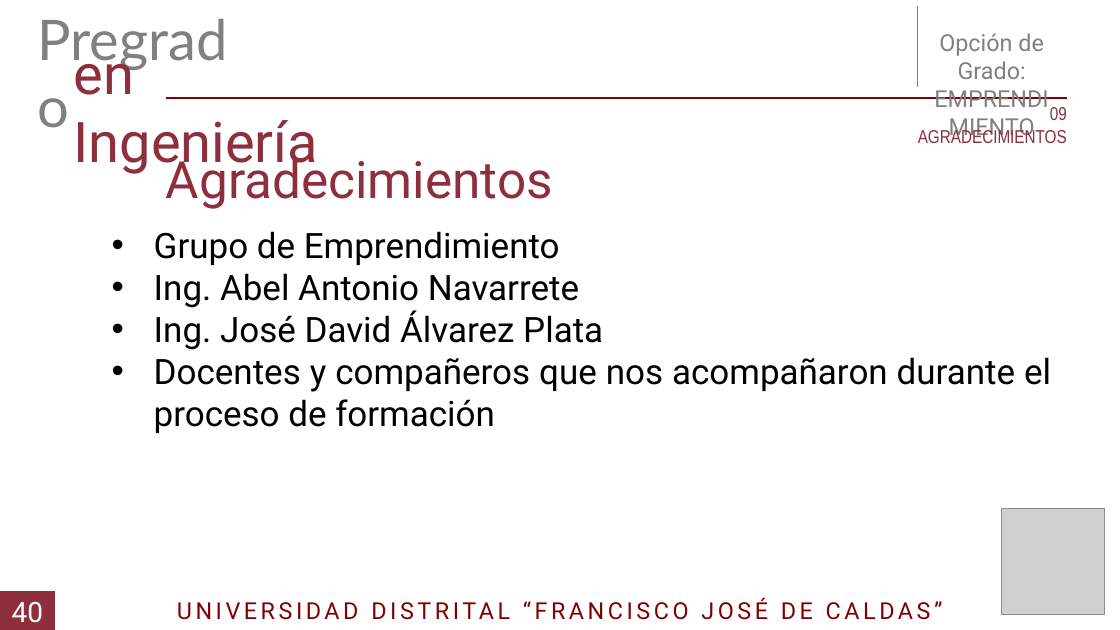
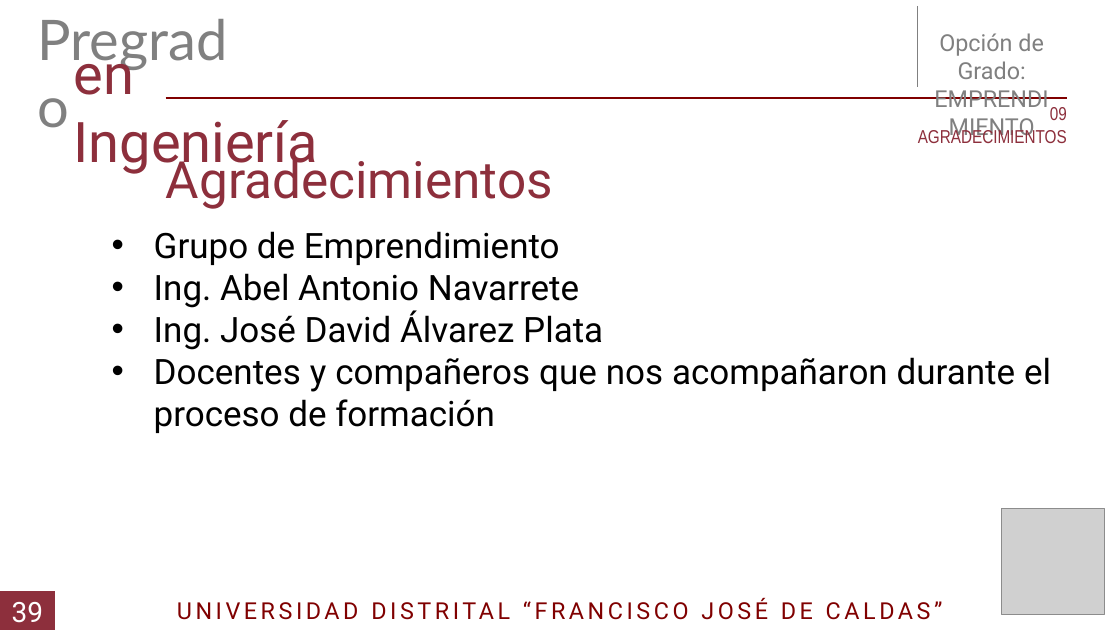
Before and after one commit to DLRin/anteproyecto, a slide deck: slide 40 of Presentacion/Presentacion.pptx (slide 41 before the commit). Drawn at 1120x630 pixels with LibreOffice and Linux fonts; fonts in the diff are those of the drawing; grey boxes stand for pictures. Boxes give left, top, right and bottom in pixels: in the first picture for what was removed or moved away, otherwise in the second. Text is boxed around its words. In the diff, an @@ line names an element or a change of style, - is before the commit and + after.

```diff
--- a/Presentacion/Presentacion.pptx
+++ b/Presentacion/Presentacion.pptx
@@ text in rectangle at bbox=[12, 602, 43, 623]: text changed @@
-40
+39
```
Also in this commit, not shown: 29 other slides changed, 1 slide removed, 1 other file.
